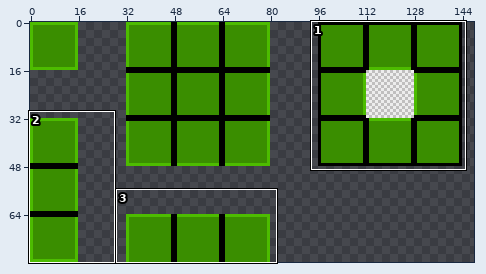
Two states of a pixel-art file, resources/tileset.aseprite. The first picture is a wide view before the edit; the outline marks the close-up.
Close-up. First the earlier version:
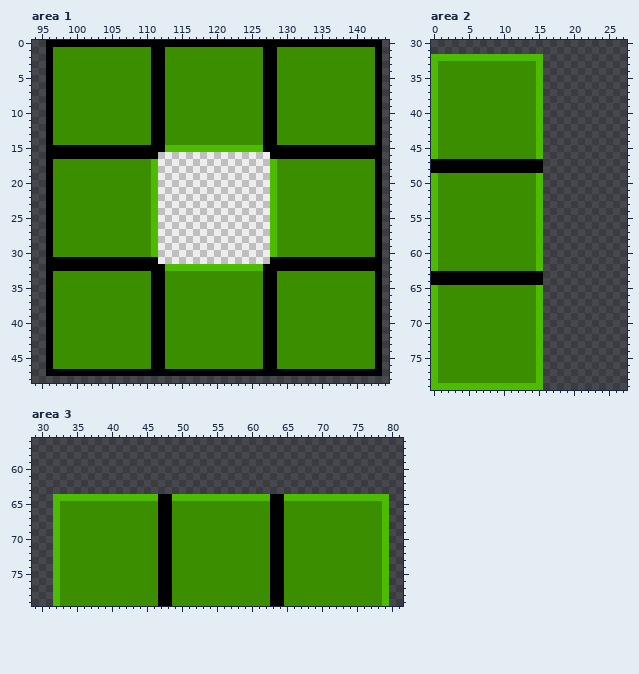
176x80 pixels, 1 frame. Shown: area 1: x 94..144, y 0..48; area 2: x 0..27, y 30..79; area 3: x 29..81, y 56..79. The wide view leaves out empty margins. The commit also changed other parts of the picture, which this record leaves out.
After the commit:
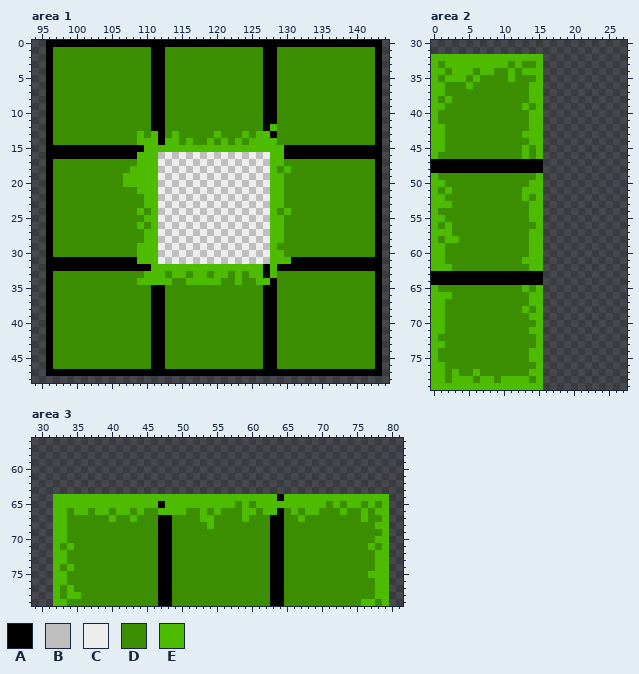
Palette (. is transparent): A #000000  B #c0bfbf  C #ededed  D #3a8e00  E #4dbc00
Change:
Area 1:
y 12: x 128 A -> E
y 13: x 109 D -> E; x 111 A -> E; x 114 D -> E; x 120 D -> E; x 124 D -> E; x 126..127 DA -> EE
y 14: x 109..111 DDA -> EEE; x 113..114 DD -> EE; x 116 D -> E; x 119 D -> E; x 121 D -> E; x 123 D -> E; x 125..128 DDAA -> EEEE
y 15: x 110..112 AAA -> EEE; x 127..129 AAA -> EEE
y 16: x 109..111 AAA -> EEE; x 128..129 AA -> EE
y 17: x 109..110 DD -> EE; x 129 D -> E
y 18: x 108..110 DDD -> EEE; x 130 D -> E
y 19..20: x 107..110 DDDD -> EEEE; x 129 D -> E
y 21: x 109..110 DD -> EE; x 129 D -> E
y 22..23: x 110 D -> E; x 129 D -> E
y 24: x 109 D -> E; x 130 D -> E
y 25: x 110 D -> E; x 129 D -> E
y 26: x 109 D -> E; x 129 D -> E
y 27..28: x 110 D -> E; x 129 D -> E
y 29: x 109..110 DD -> EE
y 30: x 109..110 DD -> EE; x 129 D -> E
y 31: x 109..111 AAA -> EEE; x 128..130 AAA -> EEE
y 32: x 111..112 AA -> EE; x 128 A -> E
y 33: x 110..112 DAA -> EEE; x 114..115 DD -> EE; x 117..118 DD -> EE; x 120..121 DD -> EE; x 123 D -> E; x 125..126 DD -> EE; x 128 A -> E
y 34: x 109..113 DDAAD -> EEEEE; x 116..120 DDDDD -> EEEEE; x 123 D -> E; x 126..127 DA -> EE
Area 2:
y 33: x 2..10 DDDDDDDDD -> EEEEEEEEE; x 12 D -> E
y 34: x 1 D -> E; x 3..5 DDD -> EEE; x 7..8 DD -> EE; x 11 D -> E; x 13..14 DD -> EE
y 35: x 2..4 DDD -> EEE; x 6 D -> E; x 11 D -> E
y 36: x 1 D -> E; x 5 D -> E; x 14 D -> E
y 37: x 1 D -> E; x 14 D -> E
y 38: x 2 D -> E; x 14 D -> E
y 39: x 1 D -> E; x 13 D -> E
y 40..41: x 14 D -> E
y 42: x 1 D -> E; x 14 D -> E
y 43: x 1 D -> E; x 13..14 DD -> EE
y 44: x 1 D -> E; x 14 D -> E
y 45: x 1 D -> E; x 13 D -> E
y 46: x 13 D -> E
y 50: x 1 D -> E; x 14 D -> E
y 51: x 2 D -> E; x 13..14 DD -> EE
y 52: x 1 D -> E; x 13 D -> E
y 53: x 1..2 DD -> EE; x 14 D -> E
y 54: x 14 D -> E
y 55: x 1 D -> E; x 14 D -> E
y 56: x 2 D -> E
y 57: x 1..2 DD -> EE; x 14 D -> E
y 58: x 2..3 DD -> EE; x 14 D -> E
y 59..60: x 1 D -> E; x 14 D -> E
y 61: x 1 D -> E; x 13..14 DD -> EE
y 62: x 1..2 DD -> EE; x 14 D -> E
y 65: x 13 D -> E
y 66: x 1..2 DD -> EE; x 14 D -> E
y 67: x 1 D -> E; x 14 D -> E
y 68: x 1 D -> E; x 13 D -> E
y 69: x 1 D -> E; x 14 D -> E
y 70: x 1 D -> E
y 71: x 1 D -> E; x 14 D -> E
y 73: x 1 D -> E
y 74..75: x 14 D -> E
y 76: x 1 D -> E
y 77: x 1 D -> E; x 3 D -> E; x 6 D -> E; x 14 D -> E
y 78: x 1 D -> E; x 3..5 DDD -> EEE; x 7..8 DD -> EE; x 10..13 DDDD -> EEEE
Area 3:
y 64: x 47..48 AA -> EE; x 63 A -> E
y 65: x 33..46 DDDDDDDDDDDDDD -> EEEEEEEEEEEEEE; x 48..57 ADDDDDDDDD -> EEEEEEEEEE; x 59 D -> E; x 61..70 DDAADDDDDD -> EEEEEEEEEE; x 72 D -> E; x 74..75 DD -> EE; x 77 D -> E
y 66: x 33 D -> E; x 35..36 DD -> EE; x 38..39 DD -> EE; x 41..42 DD -> EE; x 44 D -> E; x 47..50 AADD -> EEEE; x 53 D -> E; x 55 D -> E; x 59..60 DD -> EE; x 62..63 DA -> EE; x 66 D -> E; x 68..69 DD -> EE; x 73 D -> E; x 76 D -> E; x 78 D -> E
y 67: x 33 D -> E; x 40 D -> E; x 43 D -> E; x 53..54 DD -> EE; x 59 D -> E; x 67 D -> E; x 76 D -> E
y 68: x 33 D -> E; x 54 D -> E; x 78 D -> E
y 69: x 33 D -> E
y 70: x 33 D -> E; x 78 D -> E
y 71: x 34 D -> E; x 77 D -> E
y 72..73: x 33 D -> E; x 78 D -> E
y 74: x 34 D -> E; x 78 D -> E
y 75: x 33 D -> E; x 77..78 DD -> EE
y 76: x 33 D -> E; x 78 D -> E
y 77: x 34 D -> E; x 78 D -> E
y 78: x 34..35 DD -> EE; x 78 D -> E
y 79: x 33 D -> E; x 76..77 DD -> EE
